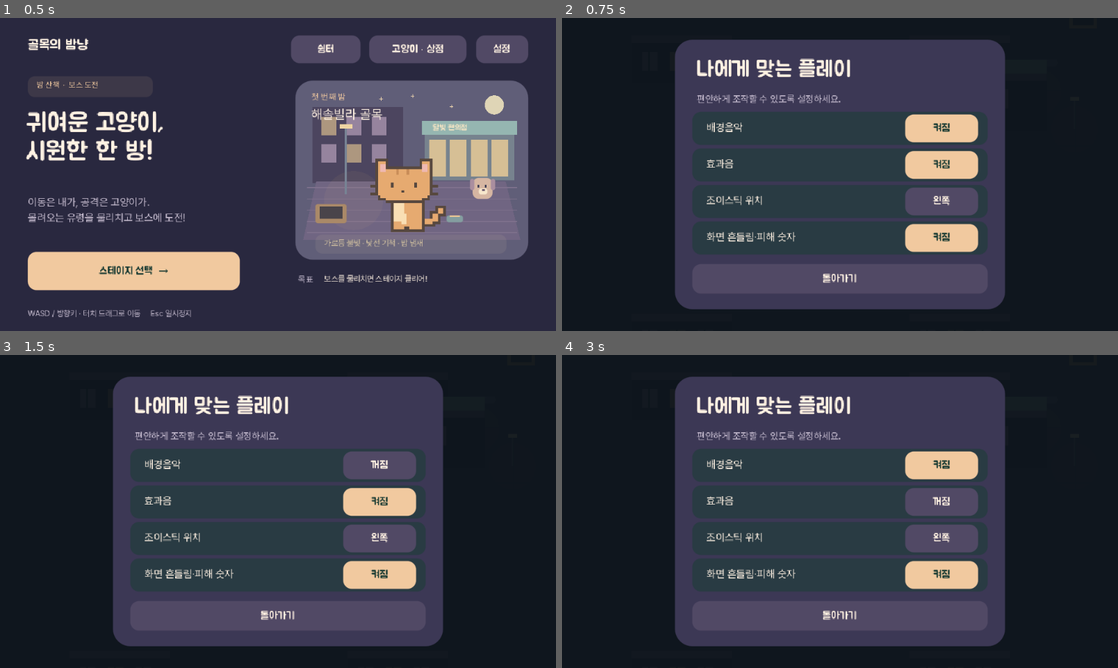
Above: before the commit, frames 1-4 (two rows, left to right).
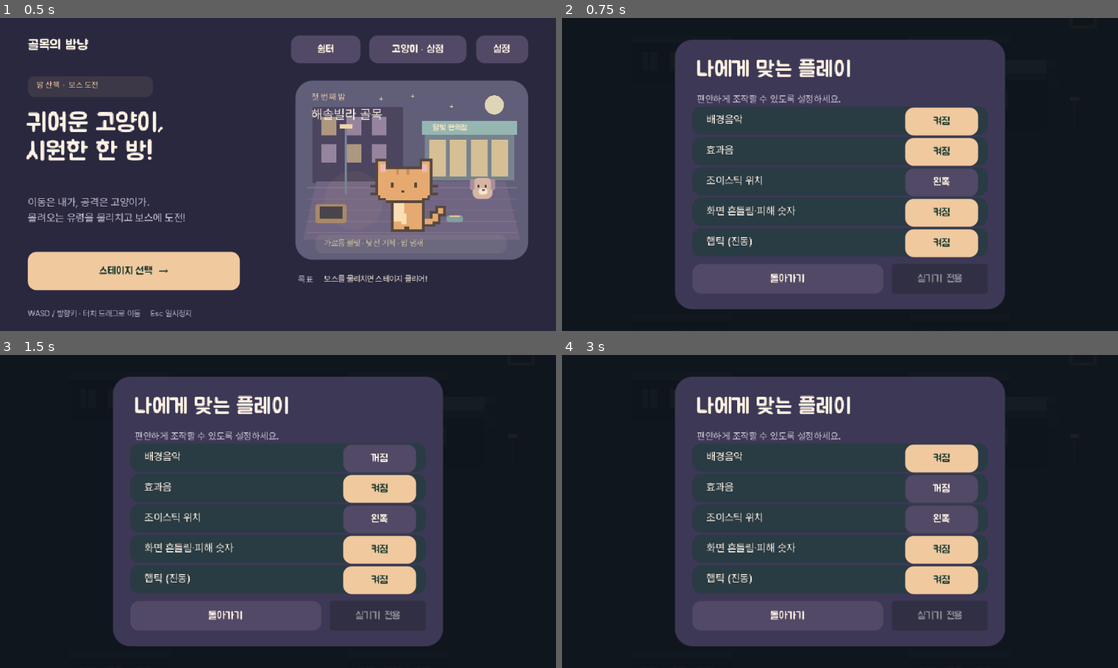
Above: after the commit, the same moments.

Repository: chlee1252/roguelike
Game: Godot game, scene res://app/game.tscn
Two runs of this game, one before a commit and one after it. Both use one fixed random seed, a clock stepped at 60 frames per second and the inputs below. Sound files missing from this copy of the repository are replaced by a short silence.
Inputs:
- Up to frame 1 (0.5 s): no input
- Up to frame 2 (0.75 s): click "설정" at 0.5 s
- Up to frame 3 (1.5 s): click "켜짐" at 1.25 s
- Up to frame 4 (3 s): click "꺼짐" at 2 s; click "켜짐" at 2.75 s

Frame 1 is identical in both runs. In frame 2, 6.6% of the frame differs, in the area x 26-77%, y 28-88%; in frame 3, 6.4%; in frame 4, 6.1%.

Commit message:
feat: add configurable mobile haptics for combat and rewards

Diff:
--- /dev/null
+++ b/game/haptics.gd
@@ -0,0 +1,39 @@
+class_name CombatHaptics
+extends RefCounted
+
+# Short, one-shot pulses: duration (ms), intensity, priority.
+const PROFILES := {
+	"upgrade": [35, 0.30, 1],
+	"hit": [65, 0.55, 2],
+	"evolve": [110, 0.70, 3],
+	"victory": [160, 0.85, 4],
+	"preview": [65, 0.55, 2],
+}
+const MIN_INTERVAL_MS := 250
+var enabled := true
+var suspended := false
+var supported := OS.get_name() in ["Android", "iOS"]
+var emit_pulse: Callable = Input.vibrate_handheld
+var clock: Callable = Time.get_ticks_msec
+var last_pulse_ms := -100000
+var last_priority := 0
+
+func play(event: String) -> bool:
+	if not enabled or suspended or not supported or not PROFILES.has(event):
+		return false
+	var profile: Array = PROFILES[event]
+	var now: int = clock.call()
+	if now - last_pulse_ms < MIN_INTERVAL_MS and profile[2] <= last_priority:
+		return false
+	last_pulse_ms = now
+	last_priority = profile[2]
+	emit_pulse.call(profile[0], profile[1])
+	return true
+
+func play_events(events: Array[String]) -> void:
+	var strongest := ""
+	for event in events:
+		if PROFILES.has(event) and (strongest.is_empty() or PROFILES[event][2] > PROFILES[strongest][2]):
+			strongest = event
+	if not strongest.is_empty():
+		play(strongest)
--- a/game/run.gd
+++ b/game/run.gd
@@ -36,6 +36,8 @@
 var resume_timer := 0.0
 var controls_layer: Node2D
 var audio: CombatAudio
+var haptics := CombatHaptics.new()
+var settings_path := "user://settings.cfg"
 var save_clock := 0.0
 var chain := 0
 var chain_timer := 0.0
@@ -398,6 +400,7 @@
 	banner_time -= dt
 	wave_label.visible = banner_time > 0 and state == "playing"
 	if state == "playing":
+		haptics.play_events(battle.sound_events)
 		for sound in battle.sound_events:
 			audio.play(sound)
 	battle.sound_events.clear()
@@ -511,6 +514,7 @@
 				battle.pickups.position[i] = battle.player
 	battle.pending_levels -= 1
 	audio.play("upgrade")
+	haptics.play("upgrade")
 	if battle.pending_levels > 0:
 		_show_upgrades()
 	else:
@@ -528,6 +532,7 @@
 			_clear_save()
 	if state != "results" and battle.victory:
 		audio.play("victory")
+		haptics.play("victory")
 	state = "results"
 	_reset_input()
 	_clear_overlay()
@@ -549,6 +554,7 @@
 func _notification(what: int) -> void:
 	if what == NOTIFICATION_APPLICATION_FOCUS_IN or what == NOTIFICATION_APPLICATION_RESUMED:
 		app_active = true
+		haptics.suspended = false
 		if is_instance_valid(audio):
 			audio.suspended = false
 	if what == NOTIFICATION_WM_CLOSE_REQUEST:
@@ -557,6 +563,7 @@
 		get_tree().quit()
 	if what == NOTIFICATION_APPLICATION_FOCUS_OUT or what == NOTIFICATION_APPLICATION_PAUSED:
 		app_active = false
+		haptics.suspended = true
 		if is_instance_valid(audio):
 			audio.suspended = true
 			audio.silence()
@@ -619,7 +626,8 @@
 
 func _load_settings() -> void:
 	var config := ConfigFile.new()
-	if config.load("user://settings.cfg") == OK:
+	if config.load(settings_path) == OK:
+		haptics.enabled = config.get_value("accessibility", "haptics", true)
 		audio.enabled = config.get_value("accessibility", "sound", true)
 		audio.music_enabled = config.get_value("accessibility", "music", audio.enabled)
 		mirrored = config.get_value("accessibility", "mirrored", false)
@@ -627,11 +635,12 @@
 
 func _save_settings() -> void:
 	var config := ConfigFile.new()
+	config.set_value("accessibility", "haptics", haptics.enabled)
 	config.set_value("accessibility", "sound", audio.enabled)
 	config.set_value("accessibility", "music", audio.music_enabled)
 	config.set_value("accessibility", "mirrored", mirrored)
 	config.set_value("accessibility", "reduced_effects", reduced_effects)
-	config.save("user://settings.cfg")
+	config.save(settings_path)
 
 func _show_settings() -> void:
 	var return_to_menu := state == "menu"
@@ -641,14 +650,16 @@
 	_panel(overlay, Rect2(130, 25, 380, 310), GameSkin.SURFACE, 20)
 	_label(overlay, "나에게 맞는 플레이", Vector2(154, 47), 25)
 	_label(overlay, "편안하게 조작할 수 있도록 설정하세요.", Vector2(155, 86), 11, GameSkin.MUTED)
-	for i in 4:
-		var y := 108 + i * 42
-		_panel(overlay, Rect2(150, y, 340, 38), Color("293b43"), 10)
-		_label(overlay, ["배경음악", "효과음", "조이스틱 위치", "화면 흔들림·피해 숫자"][i], Vector2(166, y + 10), 12)
-		var active: bool = [audio.music_enabled, audio.enabled, mirrored, not reduced_effects][i]
+	for i in 5:
+		var y := 102 + i * 35
+		_panel(overlay, Rect2(150, y, 340, 32), Color("293b43"), 10)
+		_label(overlay, ["배경음악", "효과음", "조이스틱 위치", "화면 흔들림·피해 숫자", "햅틱 (진동)"][i], Vector2(166, y + 7), 12)
+		var active: bool = [audio.music_enabled, audio.enabled, mirrored, not reduced_effects, haptics.enabled][i]
 		var value := ("오른쪽" if mirrored else "왼쪽") if i == 2 else ("켜짐" if active else "꺼짐")
-		_button(overlay, value, Rect2(395, y + 3, 84, 32), _toggle_setting.bind(["music", "sound", "mirrored", "effects"][i]), active)
-	_button(overlay, "돌아가기", Rect2(150, 283, 340, 34), _show_menu if return_to_menu else _return_pause)
+		_button(overlay, value, Rect2(395, y + 1, 84, 30), _toggle_setting.bind(["music", "sound", "mirrored", "effects", "haptics"][i]), active)
+	_button(overlay, "돌아가기", Rect2(150, 283, 220, 34), _show_menu if return_to_menu else _return_pause)
+	var preview := _button(overlay, "진동 테스트" if haptics.supported else "실기기 전용", Rect2(380, 283, 110, 34), haptics.play.bind("preview"))
+	preview.disabled = not haptics.supported or not haptics.enabled
 
 func _return_pause() -> void:
 	state = "playing"
@@ -661,6 +672,7 @@
 			if not audio.enabled:
 				for voice in audio.voices:
 					voice.stop()
+		"haptics": haptics.enabled = not haptics.enabled
 		"music": audio.music_enabled = not audio.music_enabled
 		"mirrored": mirrored = not mirrored
 		"effects": reduced_effects = not reduced_effects
--- /dev/null
+++ b/tests/haptics_test.gd
@@ -0,0 +1,93 @@
+extends SceneTree
+
+var failures := 0
+var pulses: Array[Vector2] = []
+var now := 1000
+
+func check(condition: bool, message: String) -> void:
+	if not condition:
+		push_error(message)
+		failures += 1
+
+func _initialize() -> void:
+	_run.call_deferred()
+
+func _run() -> void:
+	var haptics := CombatHaptics.new()
+	haptics.supported = true
+	haptics.emit_pulse = func(ms: int, strength: float) -> void: pulses.append(Vector2(ms, strength))
+	haptics.clock = func() -> int: return now
+	check(haptics.play("hit"), "Damage must trigger a pulse")
+	for i in 100:
+		haptics.play("hit")
+		haptics.play("paw")
+		haptics.play("defeat")
+	check(pulses.size() == 1, "Rapid hits and ordinary kills must not spam vibration")
+	haptics.play_events(["hit", "evolve", "victory"])
+	check(pulses.size() == 2 and pulses[-1].x == 160, "Strongest simultaneous event must override weaker feedback once")
+	check(not haptics.play("upgrade"), "Upgrade must not interrupt a recent boss reward")
+	now += 250
+	check(haptics.play("upgrade") and pulses[-1].x == 35, "Short upgrade pulse must resume after cooldown")
+	haptics.enabled = false
+	now += 1000
+	check(not haptics.play("victory"), "Disabled haptics must stay silent")
+	haptics.enabled = true
+	haptics.suspended = true
+	check(not haptics.play("victory"), "Background requests must be dropped")
+	haptics.suspended = false
+	haptics.supported = false
+	check(not haptics.play("preview"), "Unsupported platforms must be a no-op")
+	var preset := ConfigFile.new()
+	preset.load("res://export_presets.cfg")
+	check(preset.get_value("preset.1.options", "permissions/vibrate", false), "Android must export the VIBRATE permission")
+
+	var scene := load("res://app/game.tscn") as PackedScene
+	var game := scene.instantiate()
+	game.save_path = "user://haptics-test.dat"
+	game.settings_path = "user://haptics-test.settings.cfg"
+	DirAccess.remove_absolute(game.settings_path)
+	root.add_child(game)
+	await process_frame
+	game.set_physics_process(false)
+	game.haptics = haptics
+	haptics.supported = true
+	game.audio.enabled = false
+	game.audio.music_enabled = false
+	game.start_run()
+	game.battle.sound_events.assign(["hit"])
+	game._update_hud(0)
+	check(pulses[-1].x == 65, "Battle feedback must work independently of audio")
+	now += 300
+	game.battle.sound_events.assign(["evolve"])
+	game._update_hud(0)
+	check(pulses[-1].x == 110, "Actual evolution event must use the evolution profile")
+	now += 300
+	game.battle.pending_levels = 1
+	game.state = "upgrading"
+	game.options.assign(["w0"])
+	game._choose("w0")
+	check(pulses[-1].x == 35, "Level-up selection must trigger short feedback")
+	now += 300
+	game.battle.victory = true
+	game._show_results()
+	check(pulses[-1].x == 160, "Victory result must trigger reward feedback")
+	var count := pulses.size()
+	game._show_results()
+	check(pulses.size() == count, "Reopening results must not replay victory feedback")
+	game._notification(MainLoop.NOTIFICATION_APPLICATION_FOCUS_OUT)
+	check(haptics.suspended, "App background transition must disable new pulses")
+	game._notification(MainLoop.NOTIFICATION_APPLICATION_FOCUS_IN)
+	check(not haptics.suspended, "Foreground transition must restore haptics")
+	game._show_menu()
+	game._toggle_setting("haptics")
+	check(not haptics.enabled, "Settings toggle must disable haptics")
+	haptics.enabled = true
+	game._load_settings()
+	check(not haptics.enabled, "Haptics preference must survive settings reload")
+	game._clear_save()
+	game.audio.silence()
+	game.queue_free()
+	await create_timer(0.15).timeout
+	DirAccess.remove_absolute("user://haptics-test.settings.cfg")
+	print("HAPTICS_TEST_OK" if failures == 0 else "HAPTICS_TEST_FAILED")
+	quit(1 if failures else 0)
Not shown, changed: export_presets.cfg
Not shown, added: game/haptics.gd.uid
Not shown, added: tests/haptics_test.gd.uid
Not shown, changed: README.md
Not shown, changed: docs/game-validation.md
Not shown, added: docs/haptics.md
Not shown, changed: scripts/test-game.sh
